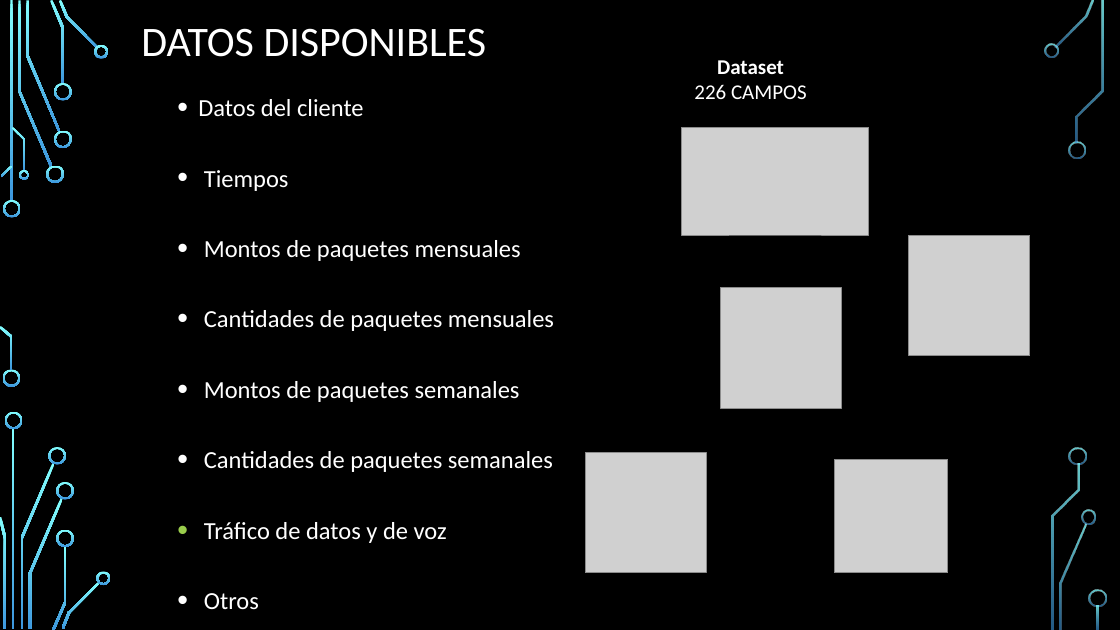
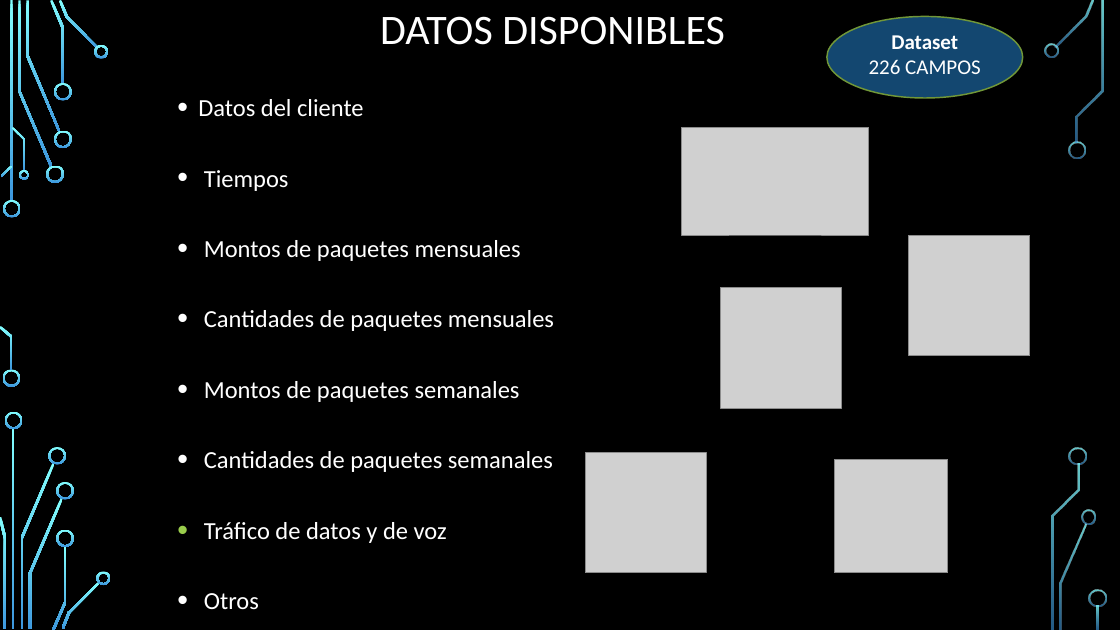
Before and after one commit to maurigarcia88/DiploDataScienceG7, a slide deck: slide 6 of Common/2_Cohorte_G7.pptx. Drawn at 1120x630 pixels with LibreOffice and Linux fonts; fonts in the diff are those of the drawing; grey boxes stand for pictures; background and template pictures are left out. Boxes give left, top, right and bottom in pixels: in the first picture for what was removed or moved away, otherwise in the second. Text is boxed around its words. In the diff, an @@ line names an element or a change of style, - is before the commit and + after.

```diff
--- a/Common/2_Cohorte_G7.pptx
+++ b/Common/2_Cohorte_G7.pptx
@@ title "DATOS DISPONIBLES" moved from (x1=141, y1=28, x2=487, y2=57) to (x1=380, y1=16, x2=725, y2=45) @@
@@ text "Dataset" moved from (x1=694, y1=60, x2=807, y2=99) to (x1=869, y1=35, x2=981, y2=74) @@
@@ ellipse added at (x1=827, y1=17, x2=1023, y2=98), fill #134770, outline #729838 1.25 pt @@
```
Also in this commit, not shown: 8 other slides changed, 9 slides added, 1 slide removed.
